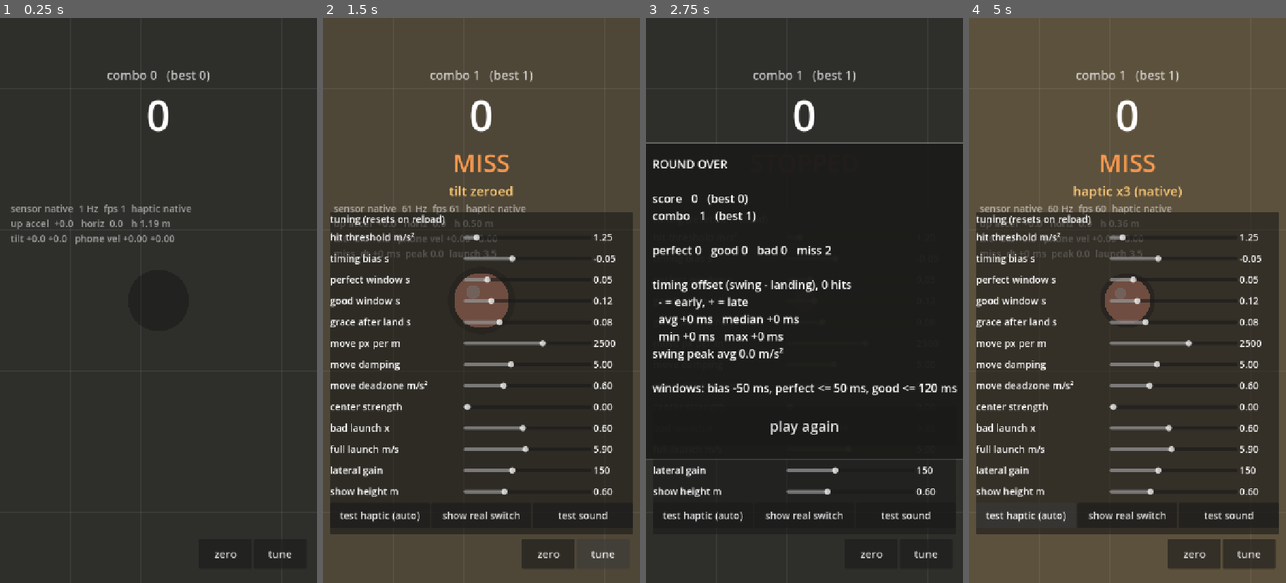
Above: before the commit, frames 1-4 (left to right).
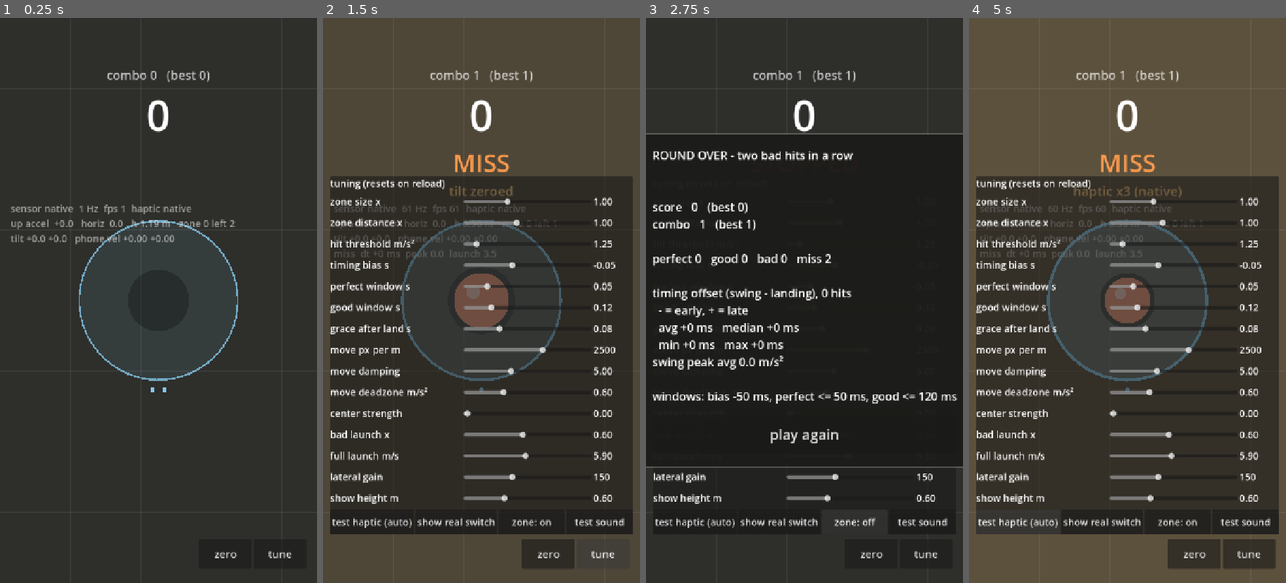
Above: after the commit, the same moments.

Repository: Xionday/Papapa
Game: Godot game, scene res://scenes/main.tscn
The game is run twice, just before and just after one commit, with the same random seed, the same clock (stepped at 60 frames per second) and the same inputs.
Inputs (mouse positions are in pixels of both pictures, inside the frame that each line leads up to):
- Up to frame 1 (0.25 s): no input
- Up to frame 2 (1.5 s): click "zero" at 0.5 s; click "tune" at 1.25 s
- Up to frame 3 (2.75 s): click (855, 520) at 2 s, where only the run after the commit has a clickable "zone: on"
- Up to frame 4 (5 s): click (1178, 520) at 2.75 s, where only the run after the commit has a clickable "zone: off"; click "play again" at 3.5 s; click "test haptic (auto)" at 4.25 s

The runs differ from the first frame. In frame 1, 0.6% of the frame differs, in the area x 24-76%, y 35-67%; in frame 2, 16%; in frame 3, 11%; in frame 4, 17%, in the area x 2-98%, y 28-91%.

Commit message:
光圈模式：落點必須在世界座標的光圈內，否則回合結束
- 階段(依連擊)：0/10/20/30/50 → 每 2/2/1/1/1 次彈跳換位置，半徑 180/140/140/110/80，距離 150–300 … 300–600
- 第一個圈在拍面中心；換位置以球目前位置為基準隨機方向；舊圈淡出、新圈放大、三連音
- 落進圈：圈閃一下；圈下方小點顯示還有幾次會換
- 圈在畫面外：邊緣箭頭＋距離(px)
- 結算標示結束原因(圈外 / 連兩次 bad)與到達的圈數；tune 加 zone: on/off、zone size x、zone distance x

Co-Authored-By: Claude Fable 5.1 <noreply@anthropic.com>
Claude-Session: https://claude.ai/code/session_01M2isnyCwhhtueNisXY1RbR

Diff:
--- a/scenes/main.tscn
+++ b/scenes/main.tscn
@@ -106,7 +106,7 @@
 anchor_right = 1.0
 anchor_bottom = 1.0
 offset_left = 16.0
-offset_top = -840.0
+offset_top = -920.0
 offset_right = -16.0
 offset_bottom = -110.0
 grow_horizontal = 2
@@ -139,6 +139,13 @@
 size_flags_horizontal = 3
 theme_override_font_sizes/font_size = 22
 text = "show real switch"
+
+[node name="ZoneToggle" type="Button" parent="HUD/Panel/VBox/Tests"]
+layout_mode = 2
+custom_minimum_size = Vector2(0, 56)
+size_flags_horizontal = 3
+theme_override_font_sizes/font_size = 22
+text = "zone: on"
 
 [node name="TestSound" type="Button" parent="HUD/Panel/VBox/Tests"]
 layout_mode = 2
--- a/scripts/game.gd
+++ b/scripts/game.gd
@@ -9,6 +9,7 @@
 
 signal judged(grade: String, dt: float, streak: int, score: int)
 signal stopped(streak: int, score: int, stats: Dictionary)
+signal zone_changed(index: int)
 signal pushed(step: Vector2)
 
 ## ---- 可調參數（HUD 的滑桿會改這些）----
@@ -32,6 +33,19 @@
 @export var show_height: float = 0.6        ## m，球低於這個高度才看得到
 @export var gravity_m: float = 9.8
 
+## ---- 光圈模式 ----
+@export var zone_mode: bool = true
+## 依連擊數分階段；每階段：連擊門檻、每幾次彈跳換位置、半徑 px、出現距離最小/最大 px
+const ZONE_STAGES := [
+	[0, 2, 180.0, 150.0, 300.0],
+	[10, 2, 140.0, 200.0, 400.0],
+	[20, 1, 140.0, 200.0, 400.0],
+	[30, 1, 110.0, 250.0, 500.0],
+	[50, 1, 80.0, 300.0, 600.0],
+]
+@export var zone_scale: float = 1.0         ## 全部半徑的倍率（tune 用）
+@export var zone_dist_scale: float = 1.0    ## 全部距離的倍率（tune 用）
+
 const SCORE := {"perfect": 3, "good": 2, "bad": 1, "miss": 0}
 
 ## ---- 狀態 ----
@@ -60,6 +74,16 @@
 var _t_apex: float = 0.0                    ## 這次彈起的理論最高點時刻（收縮環從這裡開始）
 var _t_land_pred: float = 0.0               ## 理論落地時刻
 var _ash: Array = []                        ## PERFECT 的灰燼粒子 {p, v, life, r}
+var zone_pos: Vector2 = Vector2.ZERO        ## 光圈世界座標
+var zone_r: float = 180.0
+var zone_left: int = 2                      ## 還有幾次彈跳會換位置
+var zone_index: int = 0
+var _zone_old_pos: Vector2 = Vector2.ZERO
+var _zone_old_r: float = 0.0
+var _zone_fade: float = 0.0                 ## 舊圈淡出剩餘時間
+var _zone_grow: float = 0.0                 ## 新圈放大剩餘時間
+var _zone_hit_flash: float = 0.0
+var fell_outside: bool = false              ## 這局是因為落在圈外結束
 var _ring_gold: float = 0.0                 ## PERFECT 後金環剩餘時間
 var _ring_gold_total: float = 0.5           ## 金環總時長 = 這次彈起到最高點的時間
 var _ring_gold_pos: Vector2 = Vector2.ZERO
@@ -133,9 +157,11 @@
 	ball_stopped = false
 	last_grade = ""
 	round_log = []
+	fell_outside = false
 	_t_visible = -1.0
 	_apex_ticked = false
 	_launch_timing()
+	_zone_reset()
 
 
 func play_again() -> void:
@@ -172,6 +198,48 @@
 	return st
 
 
+## ---- 光圈 ----
+func _zone_stage() -> Array:
+	var st: Array = ZONE_STAGES[0]
+	for row in ZONE_STAGES:
+		if streak >= row[0]:
+			st = row
+	return st
+
+
+func _zone_reset() -> void:
+	## 第一個圈放在拍面中心，讓開局不用追
+	var st := _zone_stage()
+	zone_index = 0
+	zone_pos = paddle_pos
+	zone_r = st[2] * zone_scale
+	zone_left = st[1]
+	_zone_fade = 0.0
+	_zone_grow = 0.25
+	_zone_hit_flash = 0.0
+
+
+func _zone_relocate() -> void:
+	var st := _zone_stage()
+	_zone_old_pos = zone_pos
+	_zone_old_r = zone_r
+	_zone_fade = 0.3
+	_zone_grow = 0.3
+	var dist: float = randf_range(st[3], st[4]) * zone_dist_scale
+	var ang: float = randf_range(0.0, TAU)
+	## 以球目前位置為基準，確保追得到
+	zone_pos = ball_pos + Vector2(cos(ang), sin(ang)) * dist
+	zone_r = st[2] * zone_scale
+	zone_left = st[1]
+	zone_index += 1
+	_sfx.play("zone")
+	zone_changed.emit(zone_index)
+
+
+func _in_zone() -> bool:
+	return ball_pos.distance_to(zone_pos) <= zone_r
+
+
 ## 起跳瞬間算出理論最高點與落地時刻（收縮環用）
 func _launch_timing() -> void:
 	var t_half: float = v_up / gravity_m
@@ -182,6 +250,9 @@
 func _process(delta: float) -> void:
 	_flash = max(0.0, _flash - delta * 3.0)
 	_ring_gold = max(0.0, _ring_gold - delta)
+	_zone_fade = max(0.0, _zone_fade - delta)
+	_zone_grow = max(0.0, _zone_grow - delta)
+	_zone_hit_flash = max(0.0, _zone_hit_flash - delta)
 	_step_move(delta)
 	_step_ash(delta)
 
@@ -239,6 +310,14 @@
 
 
 func _judge() -> void:
+	## 光圈模式：沒落在圈內就直接結束
+	if zone_mode and not _in_zone():
+		fell_outside = true
+		last_grade = "outside"
+		round_log.append({"grade": "miss", "dt": 0.0, "peak": 0.0})
+		_end_round(Color(0.89, 0.29, 0.29))
+		return
+
 	var peak := _peak_between(_t_visible, _t_land + grace_after)
 	last_peak = peak.y
 	var grade: String
@@ -281,18 +360,14 @@
 	_flash = 1.0
 
 	if bad_count >= max_bad:
-		state = "dead"
-		_dead_timer = 1.5
-		v_up = 0.0
-		v_lat = Vector2.ZERO
-		ball_stopped = true
-		_flash_color = Color(0.89, 0.29, 0.29)
-		_sensor.haptic(3)
-		_sfx.play("stop")
-		best_streak = max(best_streak, streak)
-		best_score = max(best_score, score)
-		stopped.emit(streak, score, round_stats())
+		_end_round(Color(0.89, 0.29, 0.29))
 		return
+
+	if zone_mode:
+		_zone_hit_flash = 0.3
+		zone_left -= 1
+		if zone_left <= 0:
+			_zone_relocate()
 
 	streak += 1
 	score += SCORE[grade]
@@ -308,6 +383,20 @@
 	_launch_timing()
 	state = "air"
 	judged.emit(grade, last_dt, streak, score)
+
+
+func _end_round(col: Color) -> void:
+	state = "dead"
+	v_up = 0.0
+	v_lat = Vector2.ZERO
+	ball_stopped = true
+	_flash = 1.0
+	_flash_color = col
+	_sensor.haptic(3)
+	_sfx.play("stop")
+	best_streak = max(best_streak, streak)
+	best_score = max(best_score, score)
+	stopped.emit(streak, score, round_stats())
 
 
 ## PERFECT：環變金色，碎成灰燼飄散
@@ -383,6 +472,9 @@
 		draw_line(Vector2(0, y), Vector2(vp.x, y), gc, 1.0)
 		y += grid
 
+	if zone_mode:
+		_draw_zone(vp)
+
 	var sp := _to_screen(ball_pos)
 	var max_h: float = max(0.01, (last_launch * last_launch) / (2.0 * gravity_m))
 	var t: float = clamp(ball_h / max_h, 0.0, 1.0)
@@ -420,3 +512,44 @@
 	if visible_ball:
 		draw_circle(sp, ball_r, Color(0.94, 0.6, 0.48))
 		draw_circle(sp + Vector2(-ball_r * 0.3, -ball_r * 0.3), ball_r * 0.25, Color(1, 1, 1, 0.5))
+
+
+## ---- 光圈繪製 ----
+const ZONE_COL := Color(0.55, 0.85, 1.0)
+
+
+func _draw_zone(vp: Vector2) -> void:
+	## 舊圈淡出
+	if _zone_fade > 0.0:
+		var f: float = _zone_fade / 0.3
+		draw_arc(_to_screen(_zone_old_pos), _zone_old_r * (1.0 + (1.0 - f) * 0.3), 0.0, TAU, 64, Color(ZONE_COL, 0.4 * f), 3.0)
+	## 現在的圈：剛出現時從小放大
+	var zp := _to_screen(zone_pos)
+	var g: float = 1.0 - _zone_grow / 0.3
+	g = 1.0 - (1.0 - g) * (1.0 - g)   ## ease-out
+	var r: float = zone_r * clamp(g, 0.05, 1.0)
+	var hit: float = _zone_hit_flash / 0.3
+	draw_circle(zp, r, Color(ZONE_COL, 0.08 + 0.25 * hit))
+	draw_arc(zp, r, 0.0, TAU, 64, Color(ZONE_COL, 0.7 + 0.3 * hit), 4.0 + 4.0 * hit)
+	## 剩幾次換位置：圈內畫小點
+	for i in zone_left:
+		draw_circle(zp + Vector2(-14.0 * (zone_left - 1) + 28.0 * i, r + 22.0), 5.0, Color(ZONE_COL, 0.9))
+
+	## 圈在畫面外：邊緣箭頭 + 距離
+	var margin := 40.0
+	if zp.x < -zone_r or zp.x > vp.x + zone_r or zp.y < -zone_r or zp.y > vp.y + zone_r:
+		var c := vp * 0.5
+		var dir := (zp - c).normalized()
+		## 和螢幕矩形（縮 margin）的交點
+		var half := c - Vector2(margin, margin)
+		var tx: float = half.x / max(abs(dir.x), 0.0001)
+		var ty: float = half.y / max(abs(dir.y), 0.0001)
+		var ep: Vector2 = c + dir * min(tx, ty)
+		var perp := Vector2(-dir.y, dir.x)
+		var tri := PackedVector2Array([ep + dir * 22.0, ep - dir * 10.0 + perp * 16.0, ep - dir * 10.0 - perp * 16.0])
+		draw_colored_polygon(tri, ZONE_COL)
+		var dist_px: float = (zone_pos - ball_pos).length()
+		var font := ThemeDB.fallback_font
+		var txt := "%d" % int(dist_px)
+		var tp: Vector2 = ep - dir * 48.0
+		draw_string(font, tp + Vector2(-20.0, 10.0), txt, HORIZONTAL_ALIGNMENT_CENTER, 40.0, 26, ZONE_COL)
--- a/scripts/hud.gd
+++ b/scripts/hud.gd
@@ -18,9 +18,12 @@
 @onready var _test_haptic: Button = $Panel/VBox/Tests/TestHaptic
 @onready var _show_switch: Button = $Panel/VBox/Tests/ShowSwitch
 @onready var _test_sound: Button = $Panel/VBox/Tests/TestSound
+@onready var _zone_btn: Button = $Panel/VBox/Tests/ZoneToggle
 
 ## name, property, min, max, step
 const PARAMS := [
+	["zone size x", "zone_scale", 0.5, 2.0, 0.1],
+	["zone distance x", "zone_dist_scale", 0.3, 2.0, 0.1],
 	["hit threshold m/s²", "hit_threshold", 0.5, 10.0, 0.25],
 	["timing bias s", "timing_bias", -0.2, 0.2, 0.01],
 	["perfect window s", "perfect_dt", 0.02, 0.2, 0.01],
@@ -66,6 +69,10 @@
 	_show_switch.pressed.connect(func():
 		_sensor.show_haptic_switch()
 		_show_msg("tap the switch at bottom-left"))
+	_zone_btn.text = "zone: on" if _game.zone_mode else "zone: off"
+	_zone_btn.pressed.connect(func():
+		_game.zone_mode = not _game.zone_mode
+		_zone_btn.text = "zone: on" if _game.zone_mode else "zone: off")
 	_test_sound.pressed.connect(func():
 		_game.get_node("Sfx").play("perfect")
 		_show_msg("sound: perfect"))
@@ -117,8 +124,10 @@
 	_judge_timer = 1.5
 	_last_event = "STOPPED  last %s  peak %.1f" % [_game.last_grade, _game.last_peak]
 	var c: Dictionary = st["counts"]
+	var reason: String = "fell outside the zone" if _game.fell_outside else "two bad hits in a row"
 	_results_text.text = "\n".join([
-		"ROUND OVER",
+		"ROUND OVER - " + reason,
+		"zones reached %d" % (_game.zone_index + 1) if _game.zone_mode else "",
 		"",
 		"score   %d   (best %d)" % [score, _game.best_score],
 		"combo   %d   (best %d)" % [streak, _game.best_streak],
@@ -153,7 +162,7 @@
 	_score.text = "%d" % _game.score
 	_debug.text = "\n".join([
 		"sensor %s  %d Hz  fps %d  haptic %s" % [_sensor.status, _sensor.hz, Engine.get_frames_per_second(), _sensor.haptic_mode],
-		"up accel %+5.1f   horiz %4.1f   h %.2f m" % [_game.up_accel, _game.horiz_accel.length(), _game.ball_h],
+		"up accel %+5.1f   horiz %4.1f   h %.2f m   zone %d left %d" % [_game.up_accel, _game.horiz_accel.length(), _game.ball_h, _game.zone_index, _game.zone_left],
 		"tilt %+4.1f %+4.1f   phone vel %+.2f %+.2f" % [_game.tilt.x, _game.tilt.y, _game.phone_vel.x, _game.phone_vel.y],
 		_last_event,
 	])
--- a/scripts/sfx.gd
+++ b/scripts/sfx.gd
@@ -17,6 +17,7 @@
 	_streams["miss"] = _tone([160.0], 0.2, 0.4, "square")
 	_streams["stop"] = _tone([140.0, 100.0], 0.4, 0.5, "square")
 	_streams["tick"] = _tone([1200.0], 0.03, 0.25, "sine")
+	_streams["zone"] = _tone([523.0, 784.0, 1047.0], 0.22, 0.4, "sine")
 	for i in 6:
 		var p := AudioStreamPlayer.new()
 		add_child(p)
